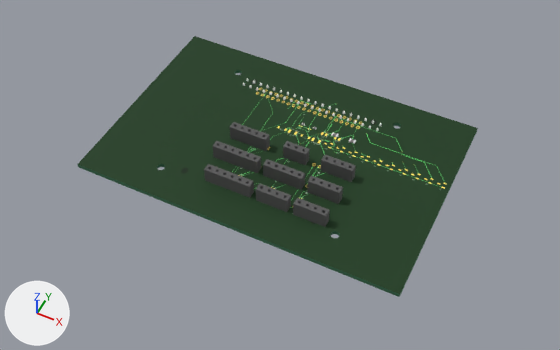
Two versions of the glTF model apps/web/public/boards/t3-board.glb, one commit apart.
Before and after are seen from a camera (50 mm lens) standing at (75.0, -151.4, 175.9) and looking at (2.0, -5.3, -6.7). The lights are fixed; the arrows at lower left show +X, +Y and +Z. The older version comes first. Vertices at exactly the same position are counted once.

In view in the first picture: 'Box0', 'J10', 'J2', 'J3', 'J4', 'J5', 'J6', 'J7', 'J8', 'J9' and 1 more.
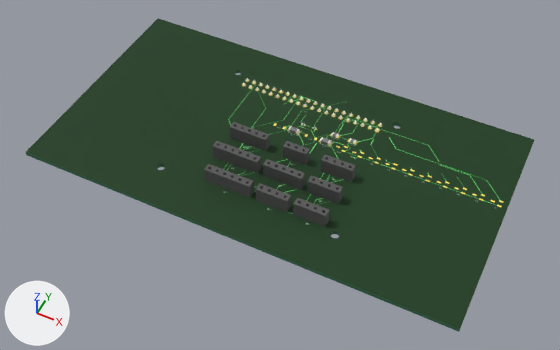
The change, as a list of edits to the scene's bpy script:
```text
Change me_meshwithtextures0:
    used by ob_box0; location = (0.0, 0.0, 0.0)
    remove me_meshwithtextures0.from_pydata(...)  # 1368 vertices, 3072 faces; spans x -52.5..52.5, y -35.0..35.0, z -0.7..0.7
    add me_meshwithtextures0.from_pydata(...)  # 1368 vertices, 3072 faces; spans x -70.0..70.0, y -38.0..38.0, z -0.7..0.7
    me_meshwithtextures0 part 1
    6 vertices are removed from x -52.5..52.5, y -35.0..35.0, z -0.7..0.7
    126 faces are deleted
    2 vertices move from x 52.5, y 35.0, z -0.7..0.7 to x 70.0, y 38.0, z -0.7..0.7
    6 vertices are added at (70.0, -38.0, -0.7), (-70.0, -38.0, -0.7), (-70.0, 38.0, -0.7), (70.0, -38.0, 0.7), (-70.0, -38.0, 0.7), (-70.0, 38.0, 0.7)
    59 new faces join them, mat_topmaterial_1 (picture img_image_0)
    59 new faces join them, mat_bottommaterial_2 (picture img_image_1)
    8 new faces join them, mat_greensidematerial_3 (dark green #386f50)
    me_meshwithtextures0 part 2: 2898 kept faces spanning x -30.4..70.0, y -25.9..38.0, z -0.7..0.7 get new texture (UV) coordinates
Add me_f1:
    me_f1.from_pydata([(1.1, 0.8, 0.0), (1.1, 0.8, 0.9), (1.1, -0.8, 0.9), (1.1, -0.8, 0.0), (-1.1, 0.8, 0.0), (-1.1, -0.8, 0.0), (-1.1, -0.8, 0.9), (-1.1, 0.8, 0.9), (-1.6, 0.8, 0.0), (-1.6, -0.8, 0.0), (-1.6, -0.8, 0.9), (-1.6, 0.8, 0.9), (1.6, 0.8, 0.0), (1.6, 0.8, 0.9), (1.6, -0.8, 0.9), (1.6, -0.8, 0.0)], [], [(0, 1, 2), (0, 2, 3), (4, 5, 6), (4, 6, 7), (0, 4, 7), (0, 7, 1), (3, 2, 6), (3, 6, 5), (0, 3, 5), (0, 5, 4), (1, 7, 6), (1, 6, 2), (8, 9, 10), (8, 10, 11), (4, 8, 11), (4, 11, 7), (5, 6, 10), (5, 10, 9), (4, 5, 9), (4, 9, 8), (7, 11, 10), (7, 10, 6), (12, 13, 14), (12, 14, 15), (12, 0, 1), (12, 1, 13), (15, 14, 2), (15, 2, 3), (12, 15, 3), (12, 3, 0), (13, 1, 2), (13, 2, 14)])
    for i in [*range(12, 32)]: me_f1.polygons[i].material_index = 1
    me_f1.materials.append(mat_obj_material_0_002)  # grey #7c7c7c
    me_f1.materials.append(mat_obj_material_1_001)  # white #e7e7e7
Add ob_f2:
    ob_f2 = bpy.data.objects.new('F2', me_f1)
    ob_f2.location = (0.5, 7.5, 0.7)
Add ob_f1:
    ob_f1 = bpy.data.objects.new('F1', me_f1)
    ob_f1.location = (11.5, 7.5, 0.7)
```

What differs and where, as boxes (x1, y1, x2, y2) in the pictures (560 x 350 px; the box of a moved part takes in the faces that stretch with it):
'Box0', reshaped (27% wider, 20% taller)
    before: (77, 36, 478, 297)
    after: (26, 18, 534, 332)
'F1', added
    after: (320, 137, 331, 145)
'F2', added
    after: (288, 126, 299, 134)
part 1 of me_meshwithtextures0, moved or reshaped
    before: (77, 36, 478, 297)
    after: (26, 18, 534, 332)
part 2 of me_meshwithtextures0, surface changed
    before: (181, 76, 468, 228)
    after: (181, 76, 525, 228)
